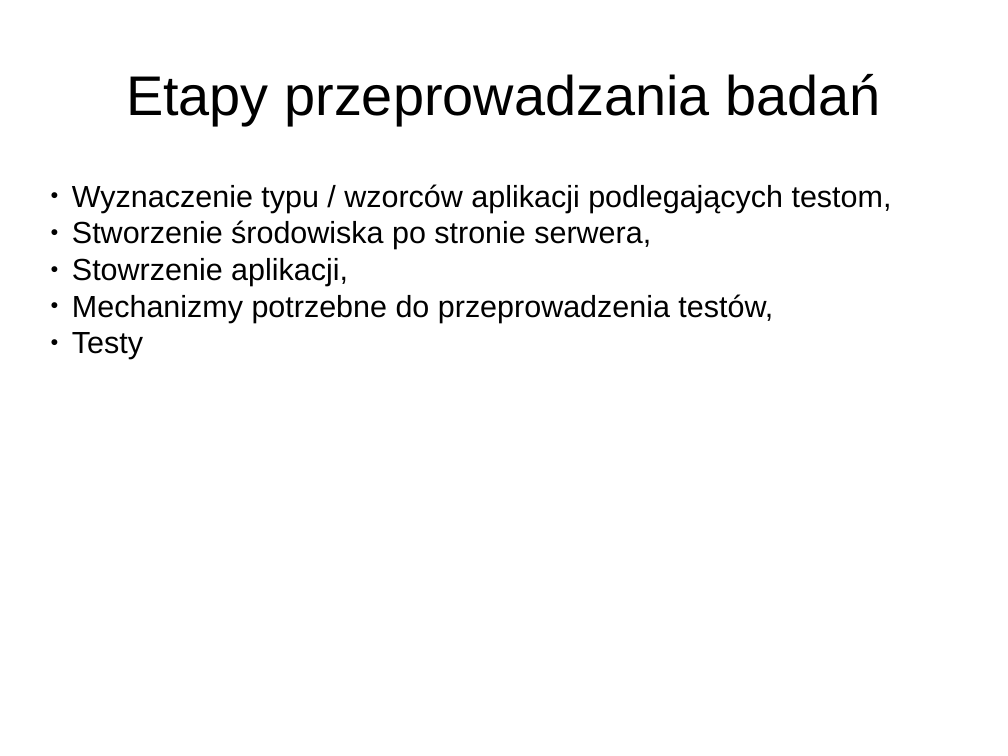
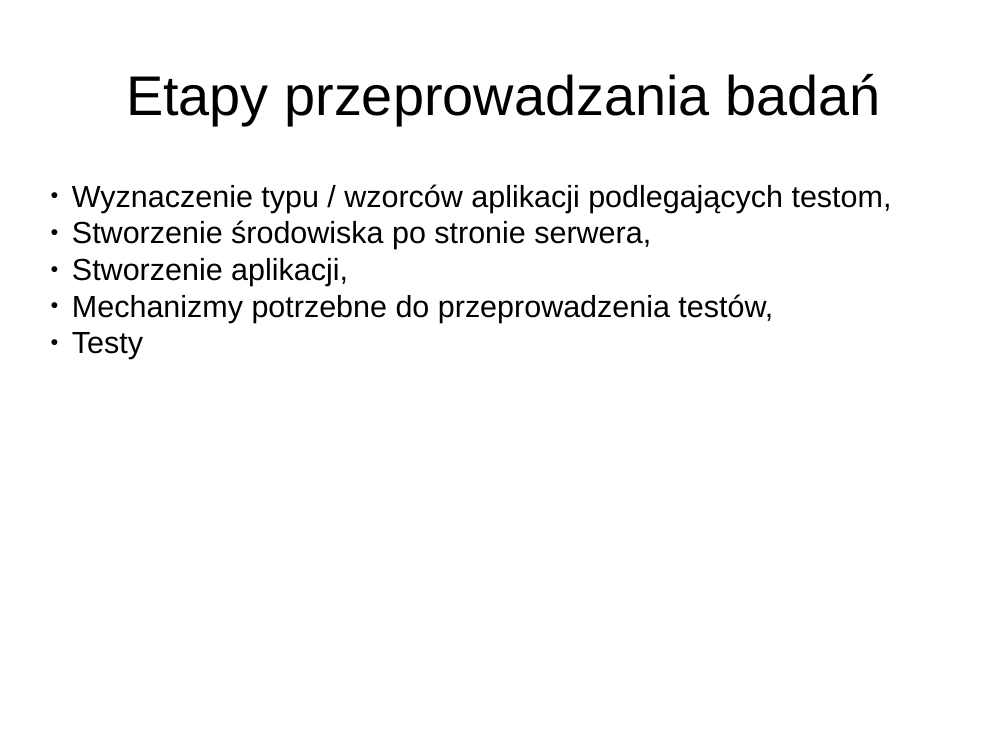
Before and after one commit to aksinghdce/master-thesis, a slide deck: slide 5 of prezentacja.odp. Drawn at 1008x756 pixels with LibreOffice and Linux fonts; fonts in the diff are those of the drawing. Boxes give left, top, right and bottom in pixels: in the first picture for what was removed or moved away, otherwise in the second. Text is boxed around its words. In the diff, an @@ line names an element or a change of style, - is before the commit and + after.

```diff
--- a/prezentacja.odp
+++ b/prezentacja.odp
@@ subtitle at (72, 258, 348, 286): text changed @@
-● Stowrzenie aplikacji,
+● Stworzenie aplikacji,
```
Also in this commit, not shown: 8 other slides changed.
